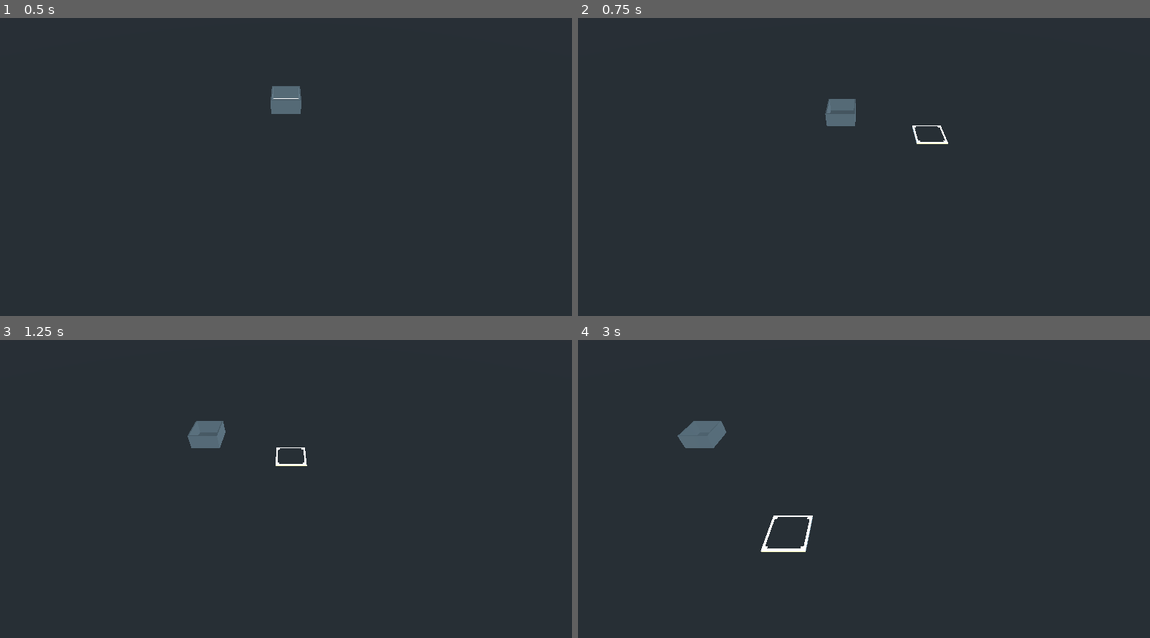
Above: before the commit, frames 1-4 (two rows, left to right).
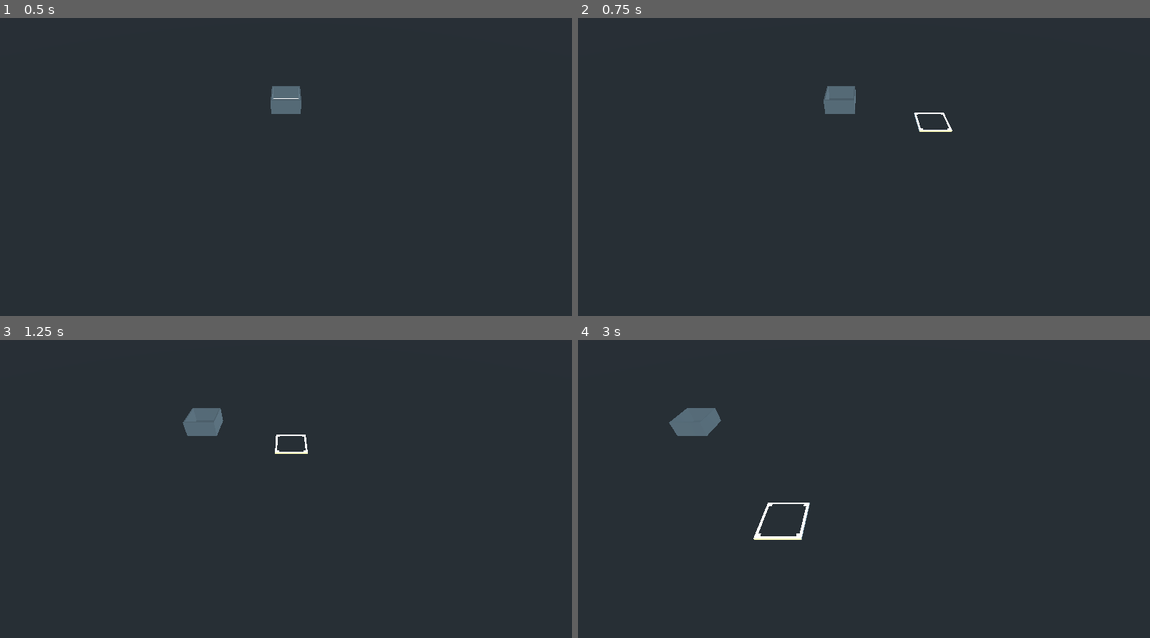
Above: after the commit, the same moments.

Repository: newnoiseworks/TowerStory
Game: Godot game, scene res://Scenes/building/building.tscn
Same seed, same stepped clock (60 frames per second), same inputs: the game is played once before the commit and once after it.
Inputs (mouse positions are in pixels of both pictures, inside the frame that each line leads up to):
- Up to frame 1 (0.5 s): no input
- Up to frame 2 (0.75 s): tap Enter at 0.5 s; move the mouse to (989, 140) at 0.52 s; press the mouse at (989, 140) at 0.53 s; hold D (move_right) from 0.53 s (still down)
- Up to frame 3 (1.25 s): keep holding D (move_right)
- Up to frame 4 (3 s): release D (move_right) at 1.25 s; release the mouse at (989, 462) at 1.25 s; drag from (749, 491) to (835, 542) at 1.27 s; tap Space at 2 s; move the mouse to (921, 405) at 2.02 s; hold D (move_right) 2.03-2.75 s; tap Alt at 2.1 s; drag from (835, 542) to (692, 429) at 2.77 s

Frame 1 is identical in both runs. In frame 2, 0.7% of the frame differs, in the area x 42-66%, y 22-43%; in frame 3, 0.8%; in frame 4, 1.3%, in the area x 15-42%, y 22-72%.

Commit message:
adds tests for floor changing

Diff:
--- a/Scenes/camera_gimbal/camera_gimbal.gd
+++ b/Scenes/camera_gimbal/camera_gimbal.gd
@@ -15,12 +15,12 @@
 onready var y_offset: int = self.get_translation().y
 
 # Pass a mock input object for testing
-func _setinputter(input):
+func _set_input(input):
 	inputter = input
 
 
 func change_floor(target_floor):
-	target_y = target_floor * camera_y_diff_per_floor + y_offset
+	target_y = (target_floor - 1 * camera_y_diff_per_floor) + y_offset
 
 
 func _physics_process(_delta):
@@ -47,12 +47,6 @@
 	if (inputter.is_action_pressed("move_right")):
 		camera_transform.origin += self.get_transform().basis.x * camera_speed
 
-	# if (inputter.is_action_pressed("move_down")):
-	# 	camera_transform.origin += -self.get_transform().basis.y * camera_speed
-
-	# if (inputter.is_action_pressed("move_up")):
-	# 	camera_transform.origin += self.get_transform().basis.y * camera_speed
-
 	if (inputter.is_action_pressed("rotate_left")):
 		camera_transform = camera_transform * Transform(Quat(Y_AXIS, -rotate_speed))
 
--- a/Scenes/camera_gimbal/test_camera_gimbal.gd
+++ b/Scenes/camera_gimbal/test_camera_gimbal.gd
@@ -56,18 +56,6 @@
 		assert_gt(double_script.get_translation().x, init_position_x, "Can move right")
 
 
-	# func test__move_down():
-	# 	var init_position_y = double_script.get_translation().y
-	# 	_input.press("move_down")
-	# 	gut.simulate(double_script, 200, 1)
-	# 	assert_lt(double_script.get_translation().y, init_position_y, "Can move down")
-
-
-	# func test__move_up():
-	# 	var init_position_y = double_script.get_translation().y
-	# 	_input.press("move_up")
-	# 	gut.simulate(double_script, 200, 1)
-	# 	assert_gt(double_script.get_translation().y, init_position_y, "Can move up")
 
 
 	func test__rotate_left():
@@ -82,3 +70,35 @@
 		_input.press("rotate_right")
 		gut.simulate(double_script, 200, 1)
 		assert_gt(double_script.get_rotation_degrees().y, init_rotate, "Can rotate right")
+
+
+
+
+class Test_change_floor:
+	extends GutTest
+
+	var double_script
+
+
+	func before_each():
+		var prototype_script = load("res://scenes/camera_gimbal/camera_gimbal.gd")
+		double_script = prototype_script.new()
+		add_child_autofree(double_script)
+
+
+	func test__move_up_a_floor():
+		var init_position_y = double_script.get_translation().y
+
+		double_script.change_floor(2)
+		gut.simulate(double_script, 200, 1)
+
+		assert_gt(double_script.get_translation().y, init_position_y, "Moves up a floor")
+
+
+	func test__move_down_a_floor():
+		var init_position_y = double_script.get_translation().y
+
+		double_script.change_floor(0)
+		gut.simulate(double_script, 200, 1)
+
+		assert_lt(double_script.get_translation().y, init_position_y, "Moves down a floor")
